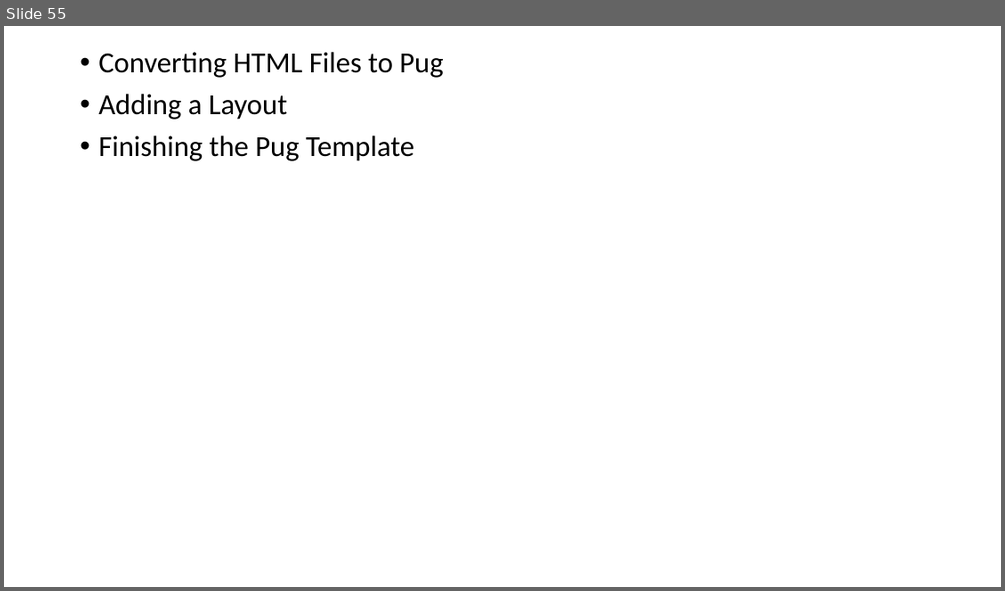
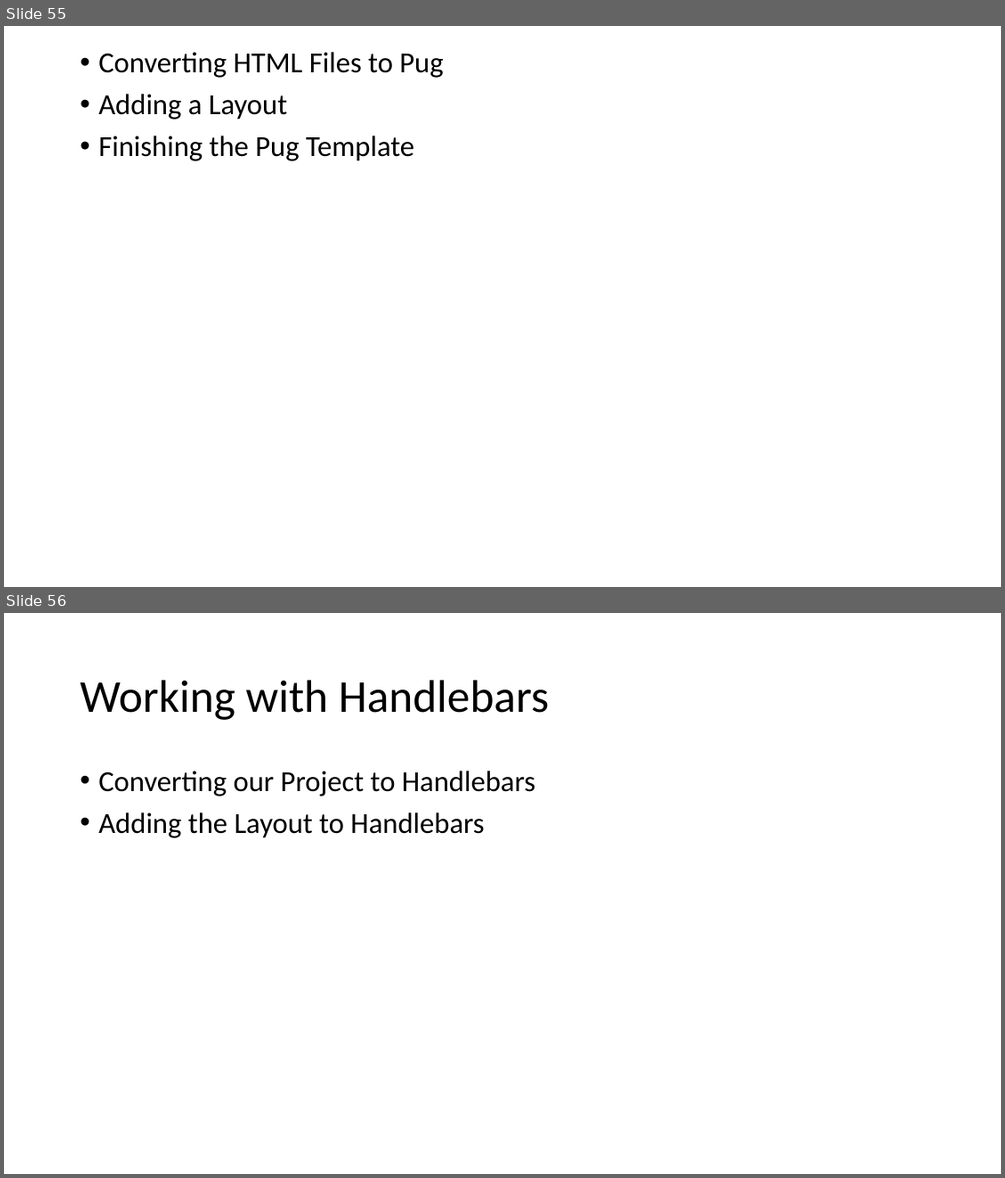
Before and after one commit to PiyushChaturvedii/Batch04, a slide deck: What is Node.pptx. Shown one above the other, each under a label of ours: slide 55 before the commit, slides 55 and 56 after it. The pictures are 1005x591 and 1005x1178 pixels, drawn with LibreOffice and Linux fonts; fonts in the diff are those of the drawing. Boxes give left, top, right and bottom in pixels: in the first picture for what was removed or moved away, otherwise in the second. Text is boxed around its words. In the diff, an @@ line names an element or a change of style, - is before the commit and + after.

```diff
--- a/What is Node.pptx
+++ b/What is Node.pptx
@@ slide 56 added at <box>4,613,1001,1174</box>, background #FFFFFF @@
@@ title added at <box>80,680,549,720</box>, 44 pt, text #000000 @@
+Working with Handlebars
@@ text added at <box>98,771,535,838</box>, 28 pt, text #000000 @@
+• Converting our Project to Handlebars
+• Adding the Layout to Handlebars
```
Also in this commit, not shown: 1 slide removed, 21 other files.
